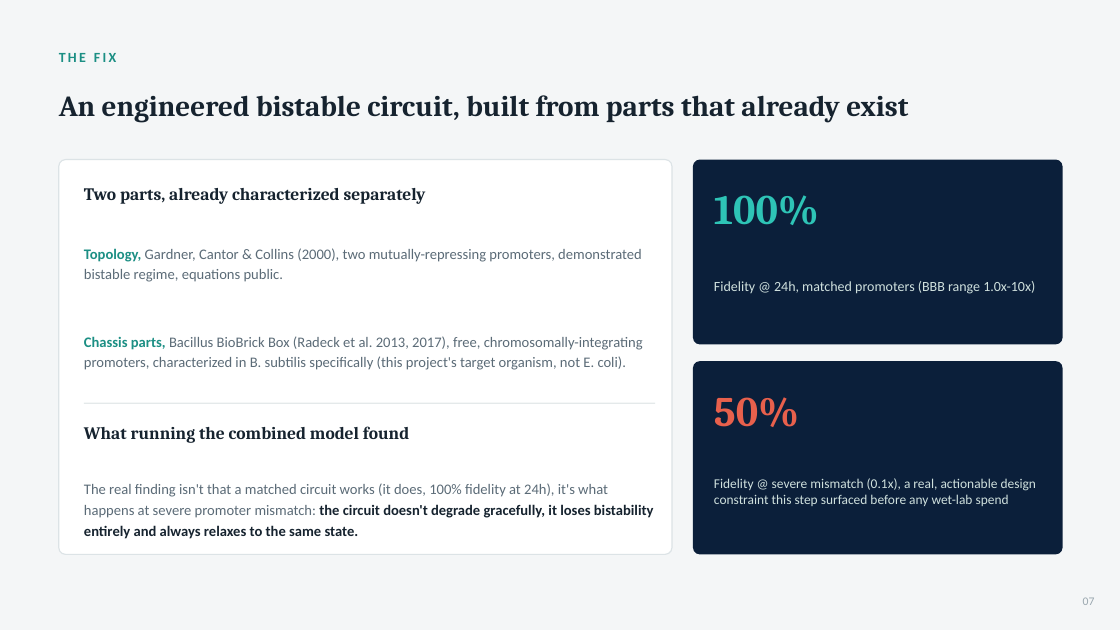
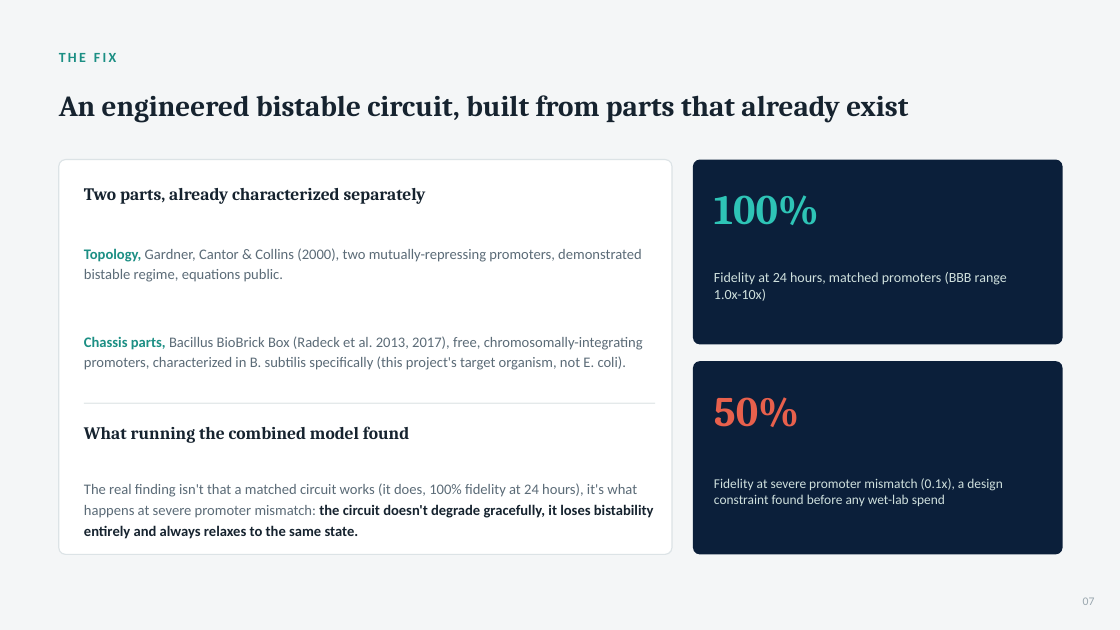
Before and after one commit to rewired89/Acheron, a slide deck: slide 7 of docs/pitch/Acheron_Pitch_Deck.pptx. Drawn at 1120x630 pixels with LibreOffice and Linux fonts; fonts in the diff are those of the drawing. Boxes give left, top, right and bottom in pixels: in the first picture for what was removed or moved away, otherwise in the second. Text is boxed around its words. In the diff, an @@ line names an element or a change of style, - is before the commit and + after.

```diff
--- a/docs/pitch/Acheron_Pitch_Deck.pptx
+++ b/docs/pitch/Acheron_Pitch_Deck.pptx
@@ text at <box>714,272,1007,301</box>: text changed @@
-Fidelity @ 24h, matched promoters (BBB range 1.0x-10x)
+Fidelity at 24 hours, matched promoters (BBB range 1.0x-10x)
@@ text at <box>714,478,1002,506</box>: text changed @@
-Fidelity @ severe mismatch (0.1x), a real, actionable design constraint this step surfaced before any wet-lab spend
+Fidelity at severe promoter mismatch (0.1x), a design constraint found before any wet-lab spend
@@ text at <box>84,483,654,539</box>: text changed @@
-The real finding isn't that a matched circuit works (it does, 100% fidelity at 24h), it's what happens at severe promoter mismatch: the circuit doesn't degrade gracefully, it loses bistability entirely and always relaxes to the same state.
+The real finding isn't that a matched circuit works (it does, 100% fidelity at 24 hours), it's what happens at severe promoter mismatch: the circuit doesn't degrade gracefully, it loses bistability entirely and always relaxes to the same state.
```
Also in this commit, not shown: 5 other slides changed.
